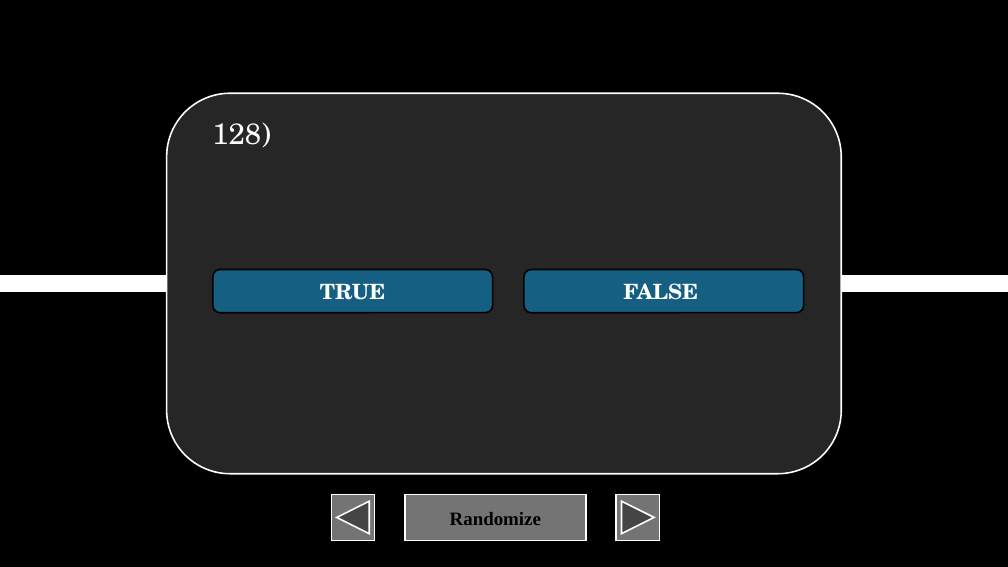
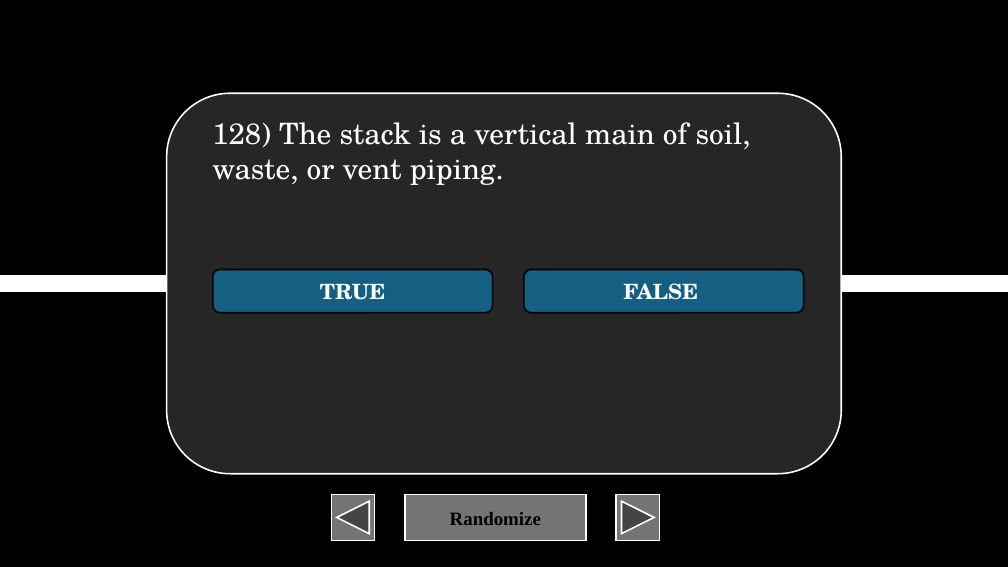
Before and after one commit to XIvanSolomonX/Archi-Reviewer, a slide deck: slide 129 of BulUti2.pptm. Drawn at 1008x567 pixels with LibreOffice and Linux fonts; fonts in the diff are those of the drawing. Boxes give left, top, right and bottom in pixels: in the first picture for what was removed or moved away, otherwise in the second. Text is boxed around its words. In the diff, an @@ line names an element or a change of style, - is before the commit and + after.

```diff
--- a/BulUti2.pptm
+++ b/BulUti2.pptm
@@ text at box(212, 122, 751, 185): text changed @@
-128)
+128) The stack is a vertical main of soil, waste, or vent piping.
```
Also in this commit, not shown: 11 other slides changed, 57 slides added, 1 other file.
